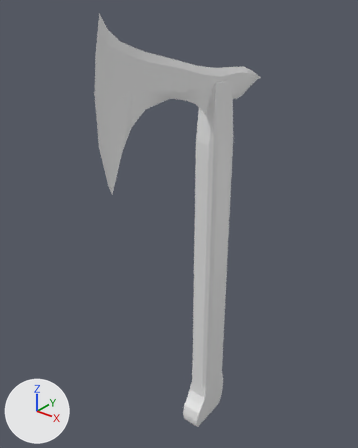
Renders of the OBJ model Assets/Models/Axe/axe.obj from each side of a commit.
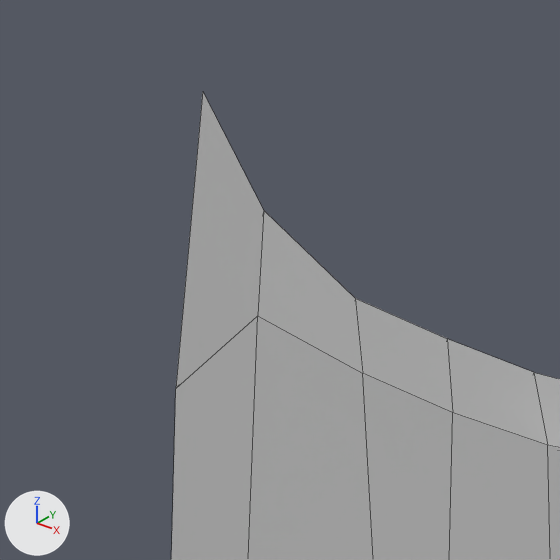
Each version is shown whole from a 50 mm lens placed at (0.943, -1.402, 1.092), pointed at (-0.072, -0.134, 0.306), then close up on the part from 20% to 42% of the width and 0% to 17% of the height. The axes (+X, +Y, +Z) are drawn at lower left. The lights are the same throughout. The close-ups show mesh edges as thin lines. Where no turn or scale is listed for an object, it has been applied to the vertices.

In view in the first close-up: 'Куб.001'.
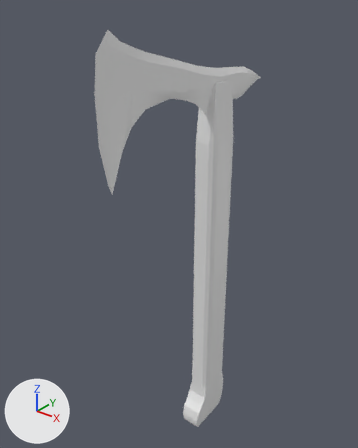
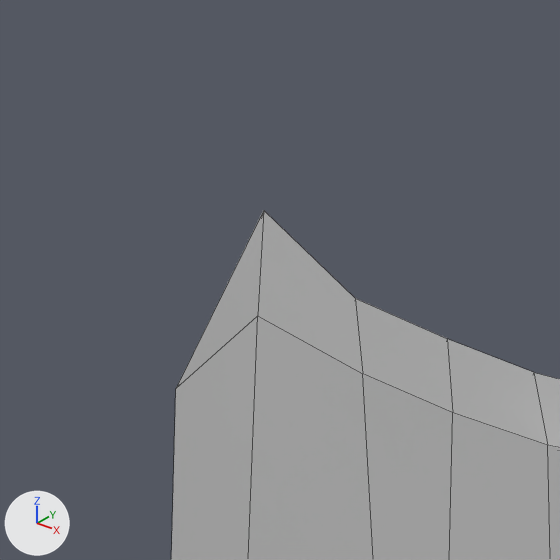
The newer file is also rescaled (x0.256), turned or shifted as a whole; pictures and numbers use the older file's frame.

Location of each change, [x1, y1, x2, y2] in pixels of the close-ups (560 x 560 px; the box of a moved part takes in the faces that stretch with it):
'Куб.001', reshaped
    before: [171, 93, 560, 560]
    after: [171, 210, 560, 560]
part 1 of me_куб_001, moved or reshaped
    before: [176, 93, 263, 388]
    after: [176, 212, 263, 388]

The change, as a diff of the scene's bpy script:
```diff
--- a/Assets/Models/Axe/axe.obj.py
+++ b/Assets/Models/Axe/axe.obj.py
@@ me_куб_001 @@
 me_куб_001.from_pydata(...)  # 131 vertices, 138 faces; spans x -0.027..0.027, y -0.559..0.262, z 0.563..1.029
 # used by ob_куб_001; location = (0.0, 0.0, 0.0)
 # verts and faces of me_куб_001; kept vertices keep their numbers, new ones are numbered from 131
 # before: 1 (0.0, -0.525, 1.029) at pixel (202, 91), 3 (0.0, -0.501, 0.992) at pixel (263, 210), 61 (0.0, -0.546, 0.939) at pixel (175, 388), 68 (0.004, -0.511, 0.959) at pixel (257, 315), 69 (-0.004, -0.511, 0.959)
+# me_куб_001 part 1
+delete_vertices([1])  # with the faces that use them
+faces += [(3, 61, 68), (3, 69, 61)]
```
